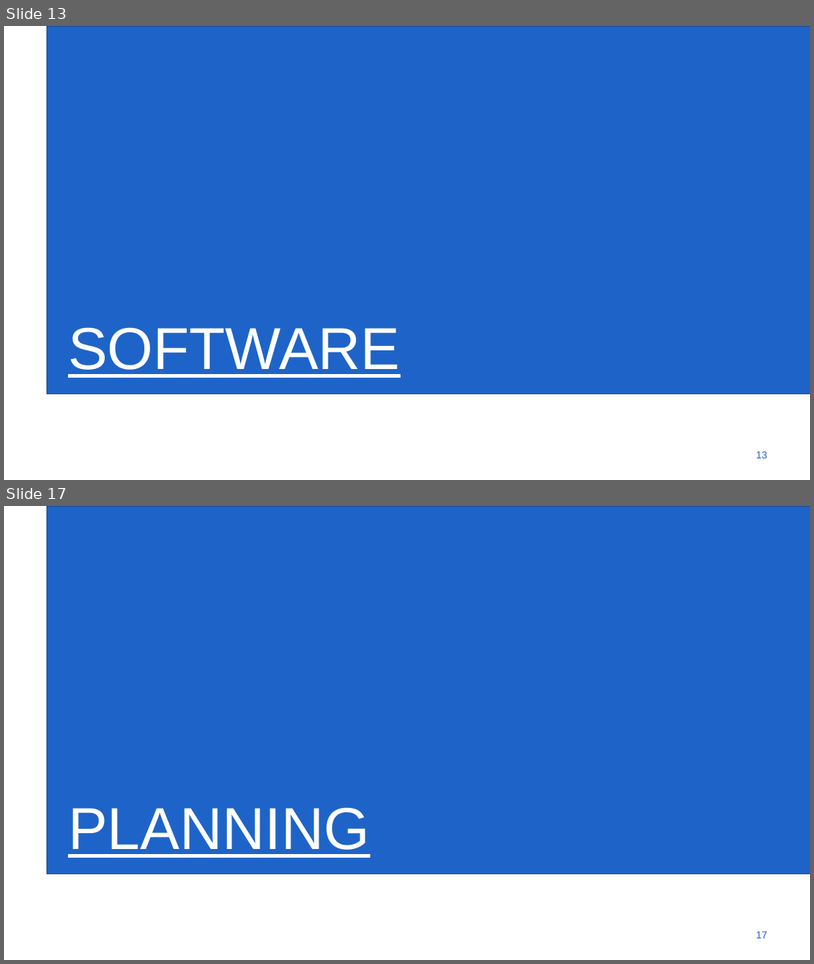
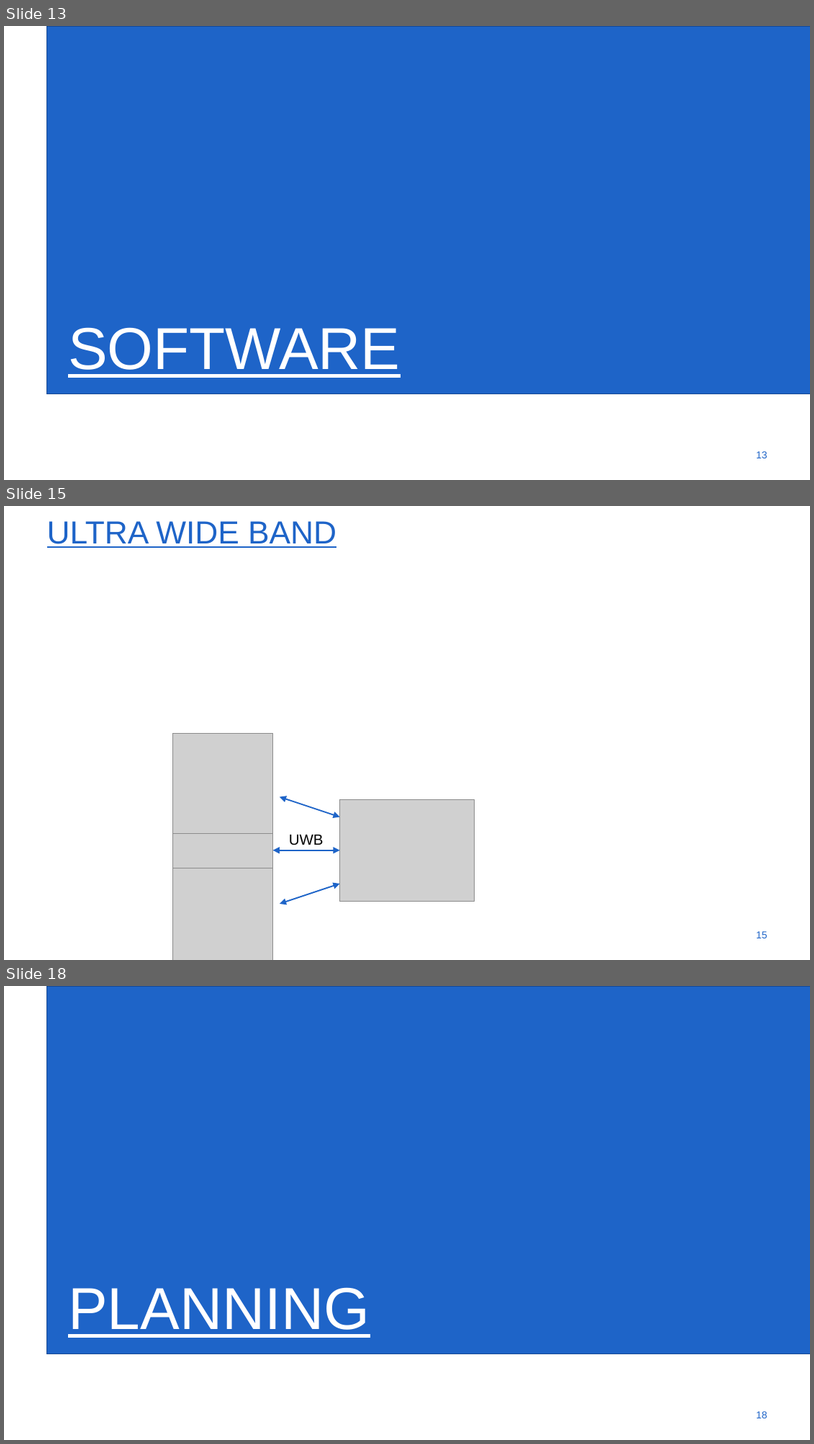
Before and after one commit to gartangh/Cross-Curricular-Project, a slide deck: VOP_Voorraadbeheer_Presentatie_1.pptx. Shown one above the other, each under a label of ours: slides 13 and 17 before the commit, slides 13, 15 and 18 after it; the slides between them are not shown. The pictures are 814x964 and 814x1444 pixels, drawn with LibreOffice and Linux fonts; fonts in the diff are those of the drawing; grey boxes stand for pictures; background and template pictures are left out. Boxes give left, top, right and bottom in pixels: in the first picture for what was removed or moved away, otherwise in the second. Text is boxed around its words. In the diff, an @@ line names an element or a change of style, - is before the commit and + after.

```diff
--- a/VOP_Voorraadbeheer_Presentatie_1.pptx
+++ b/VOP_Voorraadbeheer_Presentatie_1.pptx
@@ slide 15 added at box(4, 506, 810, 960), background #FFFFFF @@
@@ title added at box(47, 521, 337, 548), 54 pt, text #1E64C8, underline @@
+ULTRA WIDE BAND
@@ picture added at box(173, 733, 273, 833) @@
@@ picture added at box(173, 800, 273, 901) @@
@@ double arrow added from (280, 796) to (340, 817), #1E64C8 2.25 pt @@
@@ picture added at box(340, 800, 474, 901) @@
@@ double arrow added from (273, 850) to (340, 850), #1E64C8 2.25 pt @@
@@ text added at box(289, 834, 324, 845), 25 pt, text #000000 @@
+UWB
@@ picture added at box(173, 867, 273, 960) @@
@@ double arrow added from (280, 903) to (340, 883), #1E64C8 2.25 pt @@
@@ page number added at box(756, 931, 768, 938), 17.1 pt, text #1E64C8 @@
+15
@@ what was slide 17 is now slide 18 @@
@@ page number at box(756, 1411, 768, 1418): text changed @@
-17
+18
```
Also in this commit, not shown: 9 slides changed, 4 other slides added, 4 slides removed.
